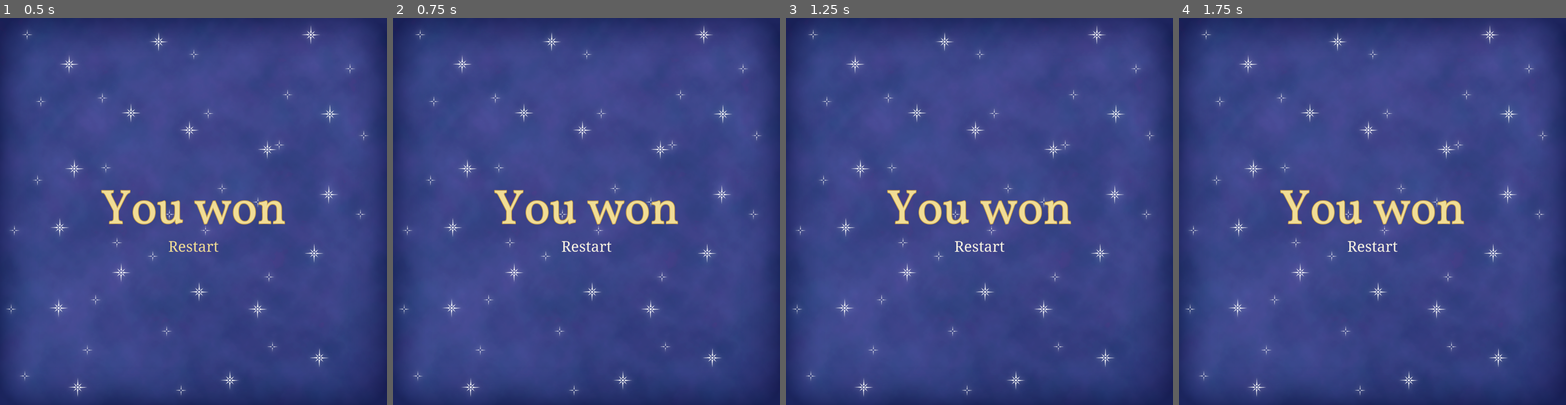
Above: before the commit, frames 1-4 (left to right).
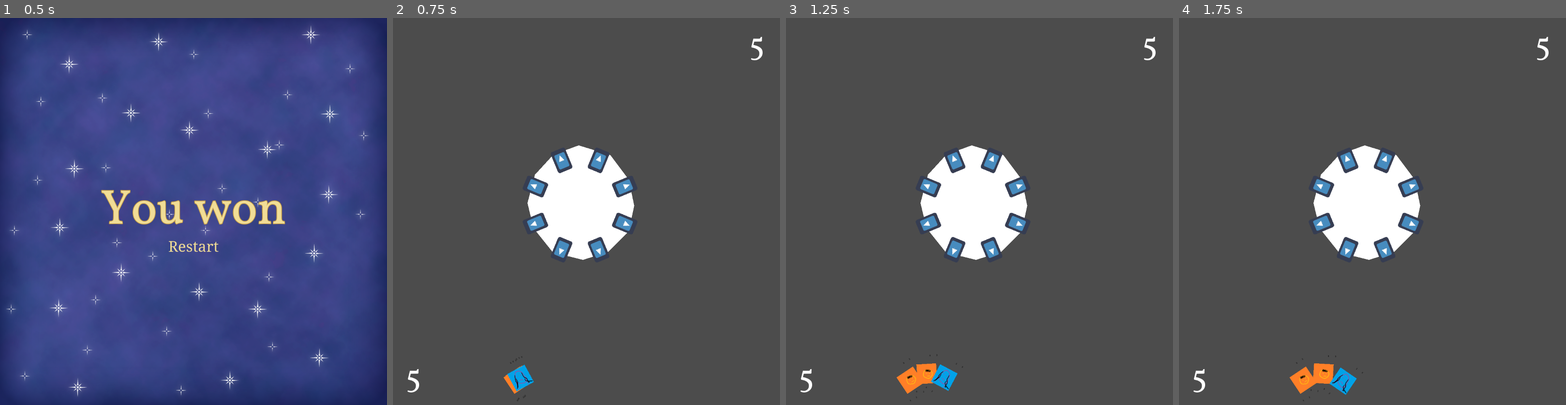
Above: after the commit, the same moments.

Repository: AbeVos/ggj-2022
Game: Godot game, scene res://end-screen/EndScreen.tscn
Two runs of this game, one before a commit and one after it. Both use one fixed random seed, a clock stepped at 60 frames per second and the inputs below. This scene is started directly instead of the project's main scene. The engine's default icon, where the game draws it, is replaced by a stand-in: a white triangle on a blue panel in a dark square.
Inputs (mouse positions are in pixels of both pictures, inside the frame that each line leads up to):
- Up to frame 1 (0.5 s): no input
- Up to frame 2 (0.75 s): click "Restart" at 0.5 s
- Up to frame 3 (1.25 s): no input
- Up to frame 4 (1.75 s): click (1372, 246) at 1.25 s, where only the run before the commit has a clickable "Restart"

Frame 1 is identical in both runs. In frame 2, 100% of the frame differs, in the area x 0-100%, y 0-100%; in frame 3, 100%; in frame 4, 100%.

Commit message:
Add logic for end scene

Diff:
--- a/Board.tscn
+++ b/Board.tscn
@@ -1,11 +1,12 @@
-[gd_scene load_steps=8 format=2]
+[gd_scene load_steps=9 format=2]
 
 [ext_resource path="res://board.gd" type="Script" id=1]
 [ext_resource path="res://turn-manager/turn-manager.gd" type="Script" id=2]
 [ext_resource path="res://handcards/hand.gd" type="Script" id=3]
 [ext_resource path="res://handcards/discard-pile.gd" type="Script" id=4]
-[ext_resource path="res://HUD.tscn" type="PackedScene" id=5]
+[ext_resource path="res://hud/HUD.tscn" type="PackedScene" id=5]
 [ext_resource path="res://audio/BackgroundMusic.tscn" type="PackedScene" id=6]
+[ext_resource path="res://hud/HUD.gd" type="Script" id=7]
 
 [sub_resource type="Curve2D" id=1]
 _data = {
@@ -65,6 +66,7 @@
 
 [node name="HUD" parent="." instance=ExtResource( 5 )]
 mouse_filter = 2
+script = ExtResource( 7 )
 
 [node name="BackgroundMusic" parent="." instance=ExtResource( 6 )]
 
--- a/end-screen/EndScreen.gd
+++ b/end-screen/EndScreen.gd
@@ -1,4 +1,4 @@
 extends Control
 
 func _on_RestartButton_button_down():
-    get_tree().change_scene("res://board.tscn")
+    get_tree().change_scene("res://Board.tscn")
--- a/turn-manager/turn-manager.gd
+++ b/turn-manager/turn-manager.gd
@@ -4,6 +4,7 @@
 
 signal next_action(turn, player)
 signal next_turn(player)
+signal game_over(winner)
 
 export(int) var num_players = 2
 export(Array, String) var turn_actions: Array = [
@@ -34,6 +35,9 @@
 
         if winner != null:
             print("PLAYER ", winner, " HAS WON!")
+
+            emit_signal("game_over", winner)
+            get_tree().change_scene("end-screen/EndScreen.tscn")
 
             return
 
